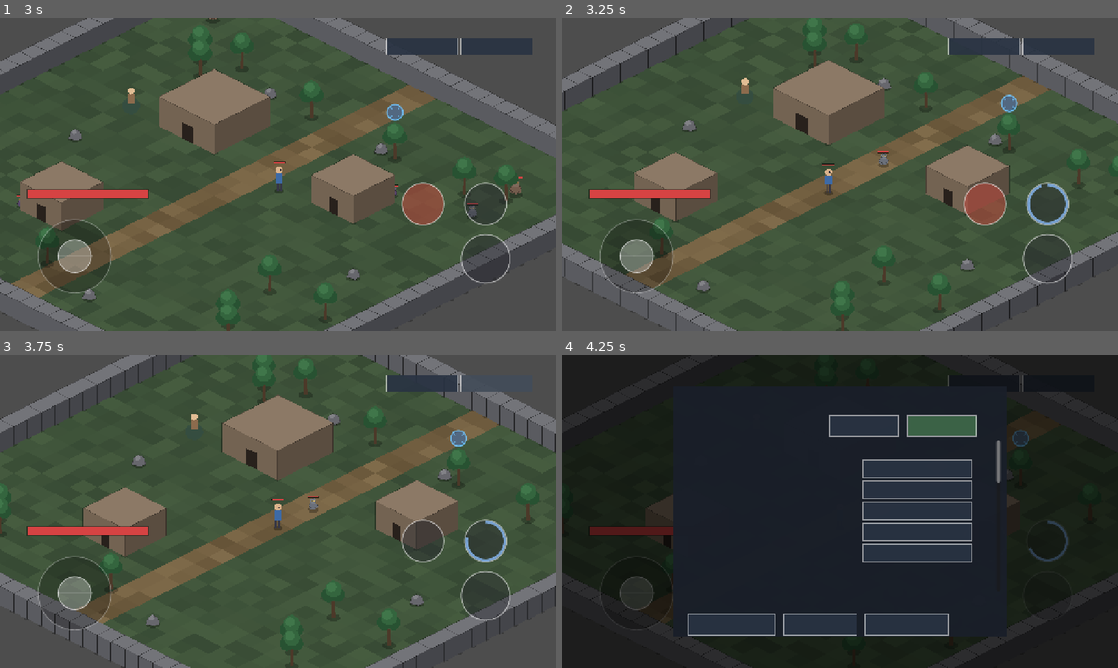
Above: before the commit, frames 1-4 (two rows, left to right).
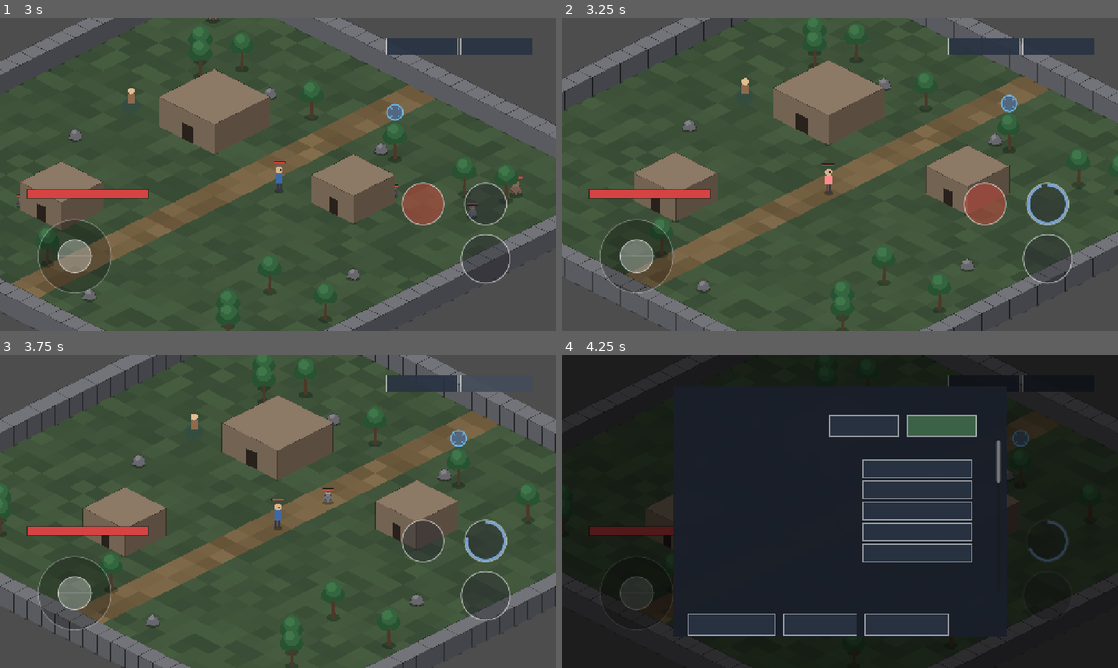
Above: after the commit, the same moments.

Repository: gbcmikeblue/game_qy2
Game: Godot game, scene res://tests/stage_b_check.tscn
Two runs of this game, one before a commit and one after it. Both use one fixed random seed, a clock stepped at 60 frames per second and the inputs below. This scene is started directly instead of the project's main scene.
Inputs (mouse positions are in pixels of both pictures, inside the frame that each line leads up to):
- Up to frame 1 (3 s): tap Enter at 0.5 s; drag from (72, 255) to (333, 105) at 0.52 s; drag from (483, 259) to (250, 237) at 1.27 s; move the mouse to (483, 202) at 2.02 s; hold D (move_right) 2.03-2.75 s; hold J (attack) 2.03-2.75 s; tap K at 2.1 s; click (483, 202) at 2.17 s; drag from (422, 202) to (111, 127) at 2.77 s
- Up to frame 2 (3.25 s): no input
- Up to frame 3 (3.75 s): drag from (494, 383) to (305, 511) at 3.52 s
- Up to frame 4 (4.25 s): no input

Frame 1 is identical in both runs. In frame 2, 0.1% of the frame differs, in the area x 47-59%, y 42-54%; in frame 3, 0.2%, in the area x 55-60%, y 42-51%; in frame 4, less than 0.1%.
Error before the commit: Invalid call. Nonexistent function 'get_defense' in base 'CharacterBody2D (EnemyController)'. (res://tests/stage_b_check.gd:202)
Error after the commit: Invalid call. Nonexistent function 'get_defense' in base 'CharacterBody2D (EnemyController)'. (res://tests/stage_b_check.gd:203)

Commit message:
敌人技能：三种怪各有一次强化起手（前摇可躲、可被打断）
EnemyController 新增 SKILL 状态与技能字段（id/name_key/cooldown/range/multiplier/windup）：追击时若目标在技能射程内且冷却好了就原地起手，前摇结束走 CombatService 结算一次强化伤害，再进冷却；前摇期间受击会切到 HURT，因此技能天然可被打断。

enemies.json 三种怪各配一招（狼·扑咬 1.8x/130px、野猪·冲撞 2.0x/110px、蝙蝠·俯冲 1.3x/150px），并补中英文案；没有配 skill 的敌人行为不变。

修复真实缺陷：玩家 take_damage 返回 void，而 CombatService 用其返回值判断「目标是否拒绝」，导致伤害已进血但结果永远报 rejected（敌人技能/普攻的命中结果都是错的）。改为返回 bool。

stage_b_check 新增 8 条敌人技能断言（三种怪都有配置、射程内可起手、伤害=攻击×倍率-防御、射程外/冷却中不可起手），并把「战斗状态」断言扩展到 SKILL；8 套 742 条全绿（stage_b 152）。

Diff:
--- a/data/actors/enemies.json
+++ b/data/actors/enemies.json
@@ -15,6 +15,7 @@
       "patrol_radius": 70.0,
       "exp": 12,
       "loot": "wolf_basic",
+      "skill": { "id": "pounce", "name_key": "enemy.skill.pounce", "cooldown": 5.0, "range": 130.0, "multiplier": 1.8, "windup": 0.45 },
       "body_radius": 11.0,
       "color": [0.42, 0.44, 0.48]
     },
@@ -33,6 +34,7 @@
       "patrol_radius": 60.0,
       "exp": 20,
       "loot": "boar_basic",
+      "skill": { "id": "charge", "name_key": "enemy.skill.charge", "cooldown": 7.0, "range": 110.0, "multiplier": 2.0, "windup": 0.6 },
       "body_radius": 14.0,
       "color": [0.45, 0.36, 0.30]
     },
@@ -51,6 +53,7 @@
       "patrol_radius": 90.0,
       "exp": 9,
       "loot": "bat_basic",
+      "skill": { "id": "dash", "name_key": "enemy.skill.dash", "cooldown": 4.0, "range": 150.0, "multiplier": 1.3, "windup": 0.3 },
       "body_radius": 9.0,
       "color": [0.35, 0.28, 0.42]
     }
--- a/data/i18n/en.json
+++ b/data/i18n/en.json
@@ -47,6 +47,9 @@
 
   "actor.hero": "HERO",
   "enemy.forest_wolf": "FOREST WOLF",
+  "enemy.skill.pounce": "POUNCE",
+  "enemy.skill.charge": "CHARGE",
+  "enemy.skill.dash": "DASH",
   "enemy.stone_boar": "STONE BOAR",
   "enemy.cave_bat": "CAVE BAT",
 
--- a/data/i18n/zh.json
+++ b/data/i18n/zh.json
@@ -47,6 +47,9 @@
 
   "actor.hero": "勇者",
   "enemy.forest_wolf": "森林狼",
+  "enemy.skill.pounce": "扑咬",
+  "enemy.skill.charge": "冲撞",
+  "enemy.skill.dash": "俯冲",
   "enemy.stone_boar": "石野猪",
   "enemy.cave_bat": "洞穴蝙蝠",
 
--- a/scripts/actors/enemy_controller.gd
+++ b/scripts/actors/enemy_controller.gd
@@ -4,10 +4,12 @@
 ## 敌人：显式状态机 + 网格寻路。AI 不碰 UI、不改进背包等其它模块的数据。
 ## 排序保持阶段 A 的约定：节点 position 的 y 即脚底，父级 y_sort 处理遮挡。
 
-enum State { IDLE, PATROL, CHASE, ATTACK, HURT, RETURN, DEAD }
+enum State { IDLE, PATROL, CHASE, ATTACK, SKILL, HURT, RETURN, DEAD }
 
 const ATTACK_WINDUP := 0.22
 const ATTACK_RECOVER := 0.18
+## 技能后摇：前摇结束到回到追击之间原地停顿，避免技能与普攻无缝连打。
+const SKILL_RECOVER := 0.35
 const HURT_DURATION := 0.18
 const PATH_REFRESH_INTERVAL := 0.25
 const PATH_REFRESH_DISTANCE := 32.0
@@ -32,6 +34,13 @@
 var deaggro_radius := 360.0
 var patrol_radius := 70.0
 
+# 敌人技能：{id, name_key, cooldown, range, multiplier, windup}；为空表示只会普攻。
+var skill_def: Dictionary = {}
+var skill_cooldown := 0.0
+var skill_range := 0.0
+var skill_multiplier := 1.0
+var skill_windup := 0.4
+
 var _map
 var _health: HealthComponent
 var _visual: Node2D
@@ -40,6 +49,9 @@
 var _state_time := 0.0
 var _hurt_left := 0.0
 var _cooldown_left := 0.0
+# 技能侧的状态：剩余冷却、前摇是否已经结算过。
+var _skill_cd_left := 0.0
+var _skill_hit := false
 var _patrol_wait := 1.5
 var _patrol_target := Vector2.ZERO
 var _path: Array[Vector2i] = []
@@ -128,6 +140,15 @@
 	deaggro_radius = float(def.get("deaggro_radius", 360))
 	patrol_radius = float(def.get("patrol_radius", 70))
 
+	# 敌人技能：没有配就是「只会普攻」，所有技能逻辑都会跳过。
+	var raw_skill: Variant = def.get("skill", {})
+	skill_def = raw_skill as Dictionary if typeof(raw_skill) == TYPE_DICTIONARY else {}
+	if not skill_def.is_empty():
+		skill_cooldown = float(skill_def.get("cooldown", 5.0))
+		skill_range = float(skill_def.get("range", attack_range * 2.5))
+		skill_multiplier = float(skill_def.get("multiplier", 1.6))
+		skill_windup = float(skill_def.get("windup", 0.45))
+
 
 func _apply_body_radius(radius: float) -> void:
 	var collision := get_node_or_null("Collision") as CollisionShape2D
@@ -147,6 +168,7 @@
 
 	_state_time += delta
 	_cooldown_left = maxf(0.0, _cooldown_left - delta)
+	_skill_cd_left = maxf(0.0, _skill_cd_left - delta)
 
 	match state:
 		State.IDLE:
@@ -157,6 +179,8 @@
 			_tick_chase(delta)
 		State.ATTACK:
 			_tick_attack(delta)
+		State.SKILL:
+			_tick_skill(delta)
 		State.HURT:
 			_tick_hurt(delta)
 		State.RETURN:
@@ -186,10 +210,57 @@
 	if not _is_target_valid() or _distance_to_target() > deaggro_radius:
 		_set_state(State.RETURN)
 		return
+	# 技能优先：射程比普攻远，给玩家「看到前摇再拉开」的反应窗口。
+	if can_use_skill():
+		_set_state(State.SKILL)
+		return
 	if _distance_to_target() <= attack_range and _cooldown_left <= 0.0:
 		_set_state(State.ATTACK)
 		return
 	_follow_target(delta)
+
+
+## 能不能起手技能：有配置、冷却好了、目标在技能射程内。
+func can_use_skill() -> bool:
+	if skill_def.is_empty() or _skill_cd_left > 0.0:
+		return false
+	if not _is_target_valid():
+		return false
+	return _distance_to_target() <= skill_range
+
+
+## SKILL 状态：原地前摇（不动）→ 一次结算 → 进冷却 → 回到追击。
+## 前摇期间被打会切到 HURT，因此技能天然可被打断（这是设计意图，不是漏判）。
+func _tick_skill(delta: float) -> void:
+	velocity = velocity.move_toward(Vector2.ZERO, ACCELERATION * delta)
+	move_and_slide()
+	if not _skill_hit and _state_time >= skill_windup:
+		_skill_hit = true
+		cast_skill()
+	if _state_time >= skill_windup + SKILL_RECOVER:
+		_skill_cd_left = skill_cooldown
+		_set_state(State.CHASE if _is_target_valid() else State.RETURN)
+
+
+## 结算一次技能（与玩家共用 CombatService，伤害倍率来自敌人配置）。
+## 返回命中次数，便于验收。
+func cast_skill() -> int:
+	var target := _get_target()
+	if target == null:
+		return 0
+	var result := CombatService.strike(self, target, {
+		"attack": attack * skill_multiplier,
+		"max_range": skill_range,
+		"range_tolerance": 1.25,
+		"show_damage_fx": true,
+	})
+	if not bool(result["hit"]):
+		return 0
+	var name_key := String(skill_def.get("name_key", ""))
+	if not name_key.is_empty():
+		CombatFx.show_text(global_position + Vector2(0.0, -34.0), Locale.t(name_key),
+				Color(1.0, 0.62, 0.35))
+	return 1
 
 
 func _tick_attack(delta: float) -> void:
@@ -239,6 +310,9 @@
 		State.ATTACK:
 			_attack_hit = false
 			velocity = Vector2.ZERO
+		State.SKILL:
+			_skill_hit = false
+			velocity = Vector2.ZERO
 		State.HURT:
 			_hurt_left = HURT_DURATION
 			velocity = Vector2.ZERO
--- a/scripts/actors/player_controller.gd
+++ b/scripts/actors/player_controller.gd
@@ -520,20 +520,23 @@
 	return 1 if bool(result["hit"]) else 0
 
 
-func take_damage(amount: int, source: Node = null) -> void:
+## 返回是否真正扣血：CombatService 靠这个返回值区分「命中」与「被拒绝（无敌帧/已死）」。
+## 之前这里返回 void，结算侧永远判定 rejected——伤害进了血但结果报未命中。
+func take_damage(amount: int, source: Node = null) -> bool:
 	# 先记录"谁在攻击我"，再判断能不能真正扣血：
 	# 复活无敌帧、受击保护期内攻击虽然不生效，但目标接管必须照常进行，
 	# 否则复活后立刻挨打时会没有选中目标。
 	_latch_attacker(source)
 	if _dead or _invuln_left > 0.0:
-		return
+		return false
 	var applied := _health.take_damage(amount)
 	if applied <= 0:
-		return
+		return false
 	_invuln_left = hurt_invuln
 	if _visual != null and _visual.has_method("flash"):
 		_visual.flash()
 	CombatFx.show_hurt(global_position, applied)
+	return true
 
 
 func _physics_process(delta: float) -> void:
--- a/tests/stage_b_check.gd
+++ b/tests/stage_b_check.gd
@@ -55,6 +55,7 @@
 	# 上一个用例的攻击会打进下一个用例的帧里（排查过一次，很难看出来）。
 	await _test_skill()
 	await _test_whirlwind()
+	await _test_enemy_skill()
 	_test_health_component()
 	_test_pathfinding()
 	await _test_fsm()
@@ -111,7 +112,7 @@
 		await get_tree().physics_frame
 		for node: Node in get_tree().get_nodes_in_group("enemies"):
 			var current: String = node.get_state_name()
-			if (current == "CHASE" or current == "ATTACK") and not combat_states.has(current):
+			if (current == "CHASE" or current == "ATTACK" or current == "SKILL") and not combat_states.has(current):
 				combat_states.append(current)
 	_check(combat_states.is_empty(), "开局 3 秒内没有怪物进入战斗状态（观测到 %s）" % str(combat_states))
 	_check(_player.get_hp() == hp_before, "开局 3 秒内玩家未受伤（%d/%d）" % [_player.get_hp(), _player.get_max_hp()])
@@ -285,6 +286,53 @@
 	_player.mp = _player.max_mp
 
 
+## 敌人技能：三种怪都配了、射程内可起手、伤害走 CombatService、射程外与冷却中不可用。
+func _test_enemy_skill() -> void:
+	_clear_enemies()
+	await get_tree().physics_frame
+	await _ensure_player_alive()
+	_player.global_position = _map.spawn_world_position()
+	_player.velocity = Vector2.ZERO
+	InputManager.touch_vector = Vector2.ZERO
+	_player.set_hp(_player.get_max_hp())
+	# 前面的用例可能让玩家还处在受击无敌帧里，那会让技能被拒绝（不是技能本身的问题）。
+	_player._invuln_left = 0.0
+	await get_tree().physics_frame
+
+	var configured := 0
+	for enemy_id: String in ["forest_wolf", "stone_boar", "cave_bat"]:
+		var raw: Variant = DataRegistry.get_enemy_def(enemy_id).get("skill", {})
+		if typeof(raw) == TYPE_DICTIONARY and not (raw as Dictionary).is_empty():
+			configured += 1
+	_check(configured == 3, "三种敌人都配了技能（%d/3）" % configured)
+
+	var wolf = _map.spawn_enemy("forest_wolf", Vector2i(12, 14))
+	wolf.set_physics_process(false)   # 手动驱动，避免 AI 与断言抢时序
+	wolf.global_position = _player.global_position + Vector2(wolf.skill_range * 0.6, 0.0)
+	wolf._skill_cd_left = 0.0
+	_check(not wolf.skill_def.is_empty(), "狼的技能定义已展开（%s）" % wolf.skill_def.get("id", ""))
+	_check(wolf.can_use_skill(), "射程内且冷却好时可以起手")
+
+	var hp_before: int = _player.get_hp()
+	_check(wolf.cast_skill() == 1, "技能命中返回 1")
+	var expected := maxi(1, int(round(wolf.attack * wolf.skill_multiplier - _player.get_defense())))
+	_check(hp_before - _player.get_hp() == expected,
+			"技能伤害 = 攻击×倍率 - 防御（%d，期望 %d）" % [hp_before - _player.get_hp(), expected])
+
+	# 射程外不能起手
+	wolf.global_position = _player.global_position + Vector2(wolf.skill_range + 80.0, 0.0)
+	_check(not wolf.can_use_skill(), "超出技能射程不能起手")
+
+	# 冷却中不能起手
+	wolf.global_position = _player.global_position + Vector2(wolf.skill_range * 0.6, 0.0)
+	wolf._skill_cd_left = wolf.skill_cooldown
+	_check(not wolf.can_use_skill(), "冷却中不能起手")
+
+	_clear_enemies()
+	await get_tree().physics_frame
+	_player.set_hp(_player.get_max_hp())
+
+
 func _test_health_component() -> void:
 	var health := HealthComponent.new()
 	add_child(health)
@@ -356,8 +404,10 @@
 		if _player.get_hp() < hp_before:
 			break
 	_check(_player.get_hp() < hp_before, "CHASE -> ATTACK：进入攻击距离后发动攻击")
-	_check(wolf.get_state_name() == "ATTACK" or wolf.get_state_name() == "CHASE",
-			"攻击后敌人停留在战斗状态（当前 %s）" % wolf.get_state_name())
+	# SKILL 也属于战斗状态（射程内优先起手技能，此时不一定停在 CHASE/ATTACK）。
+	var combat_after: String = wolf.get_state_name()
+	_check(combat_after == "ATTACK" or combat_after == "CHASE" or combat_after == "SKILL",
+			"攻击后敌人停留在战斗状态（当前 %s）" % combat_after)
 
 	wolf.take_damage(1)
 	await get_tree().physics_frame
